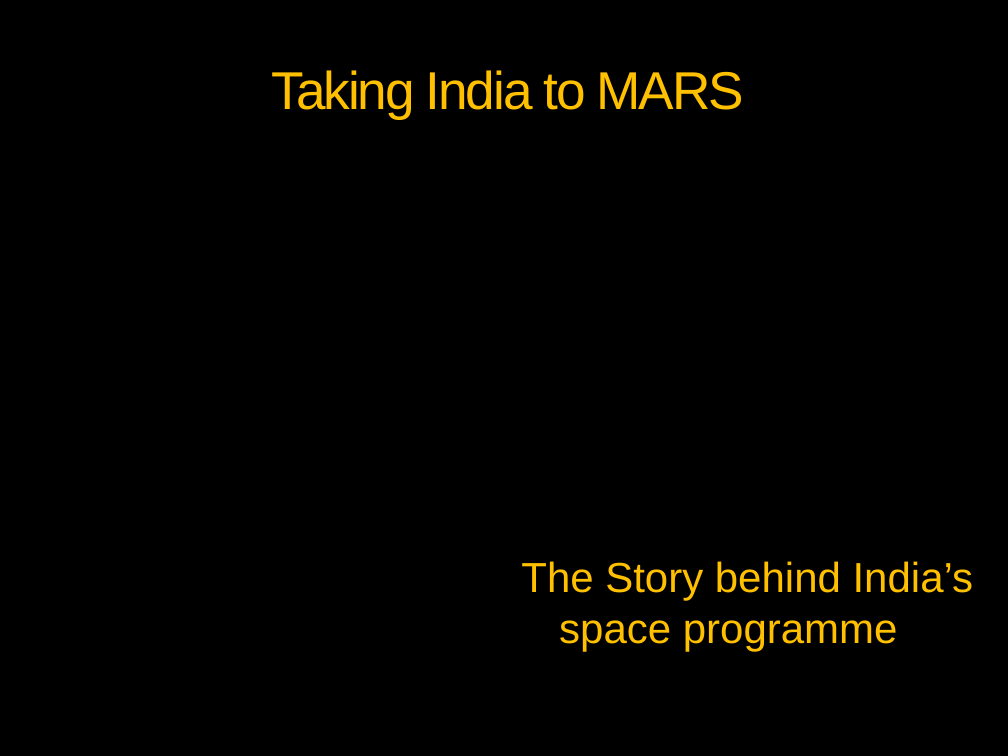
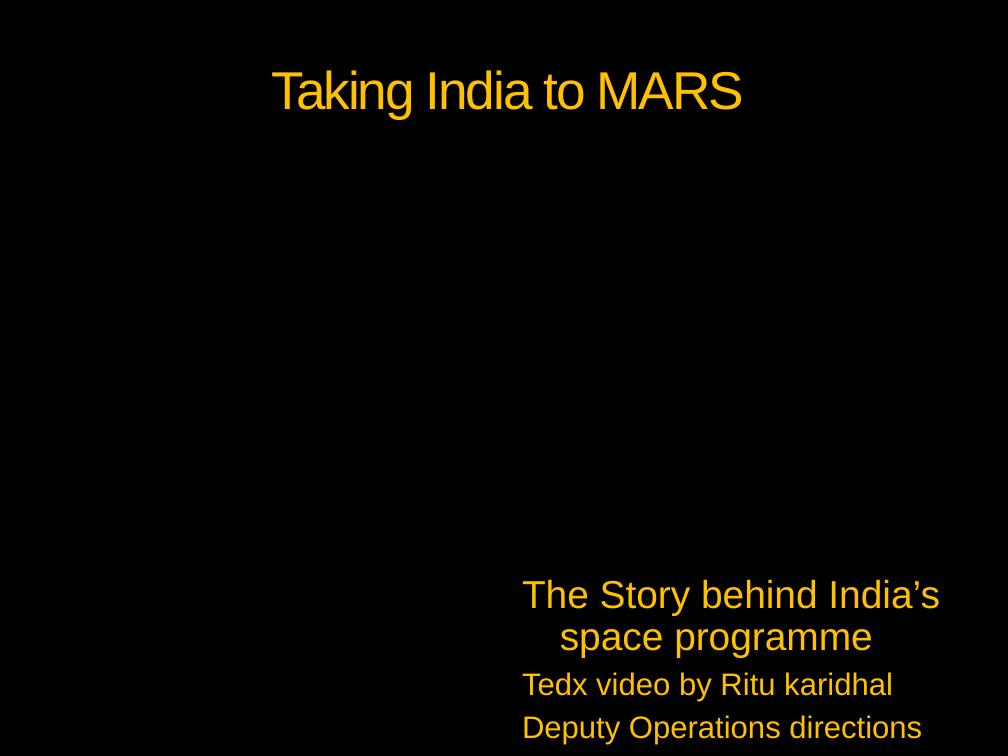
Before and after one commit to vickaas13/tedx, a slide deck: slide 1 of MOM- Taking India to MARS.pptx. Drawn at 1008x756 pixels with LibreOffice and Linux fonts; fonts in the diff are those of the drawing; background and template pictures are left out. Boxes give left, top, right and bottom in pixels: in the first picture for what was removed or moved away, otherwise in the second. Text is boxed around its words. In the diff, an @@ line names an element or a change of style, - is before the commit and + after.

```diff
--- a/MOM- Taking India to MARS.pptx
+++ b/MOM- Taking India to MARS.pptx
@@ text "The Story behind India’s space ...": place and size @@
-text "The Story behind India’s space ..." at (521,561,974,651)
+text "The Story behind India’s space ..." at (522,579,940,745)
@@ text at (522,579,940,657): size 30 to 27.8 pt in "The Story behind India’s space programme"; line spacing 1 to 0.9 @@
@@ text at (522,672,922,745): paragraphs added @@
+Tedx video by Ritu karidhal
+Deputy Operations directions
```
Also in this commit, not shown: 2 other slides changed, 1 slide added, 1 other file.
